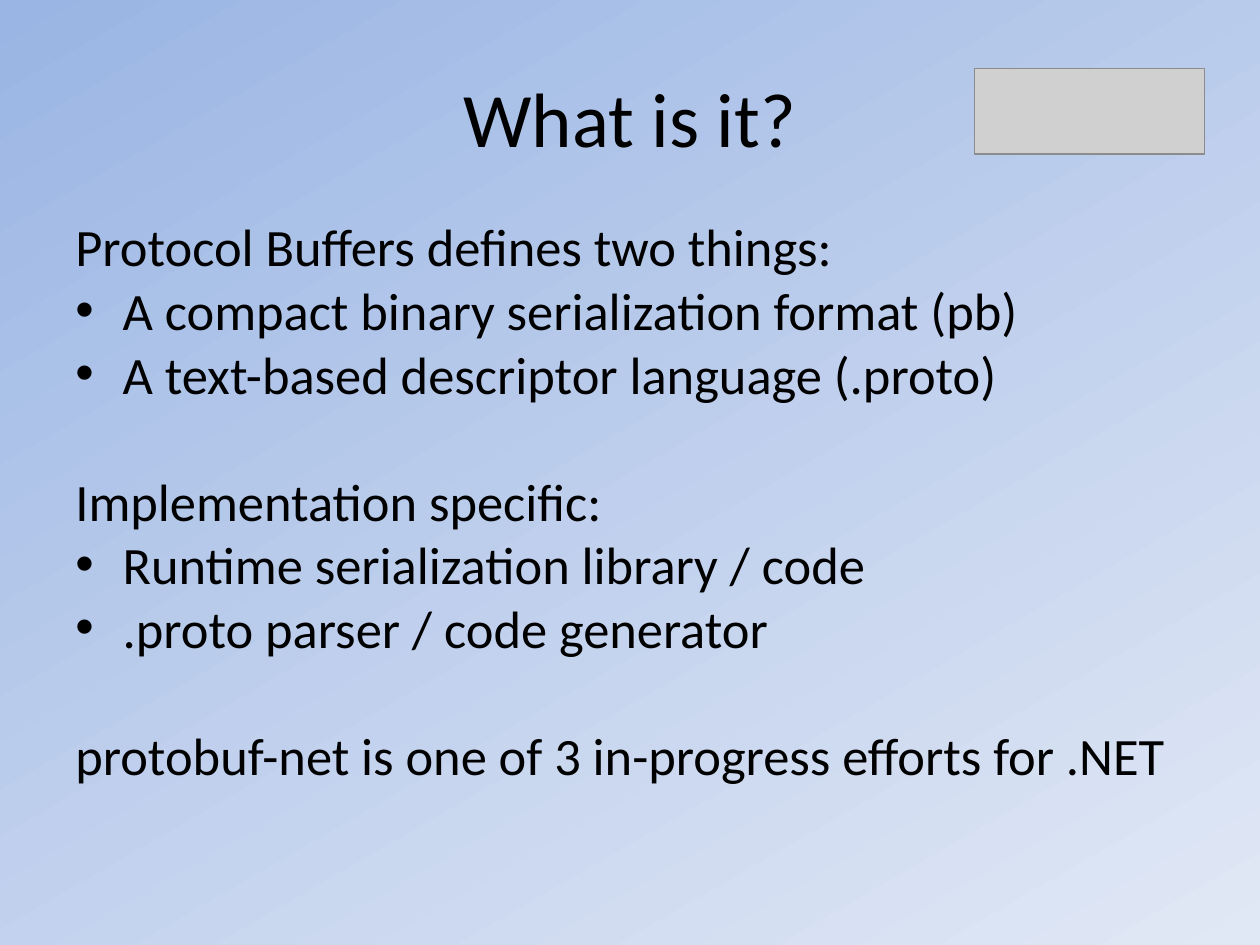
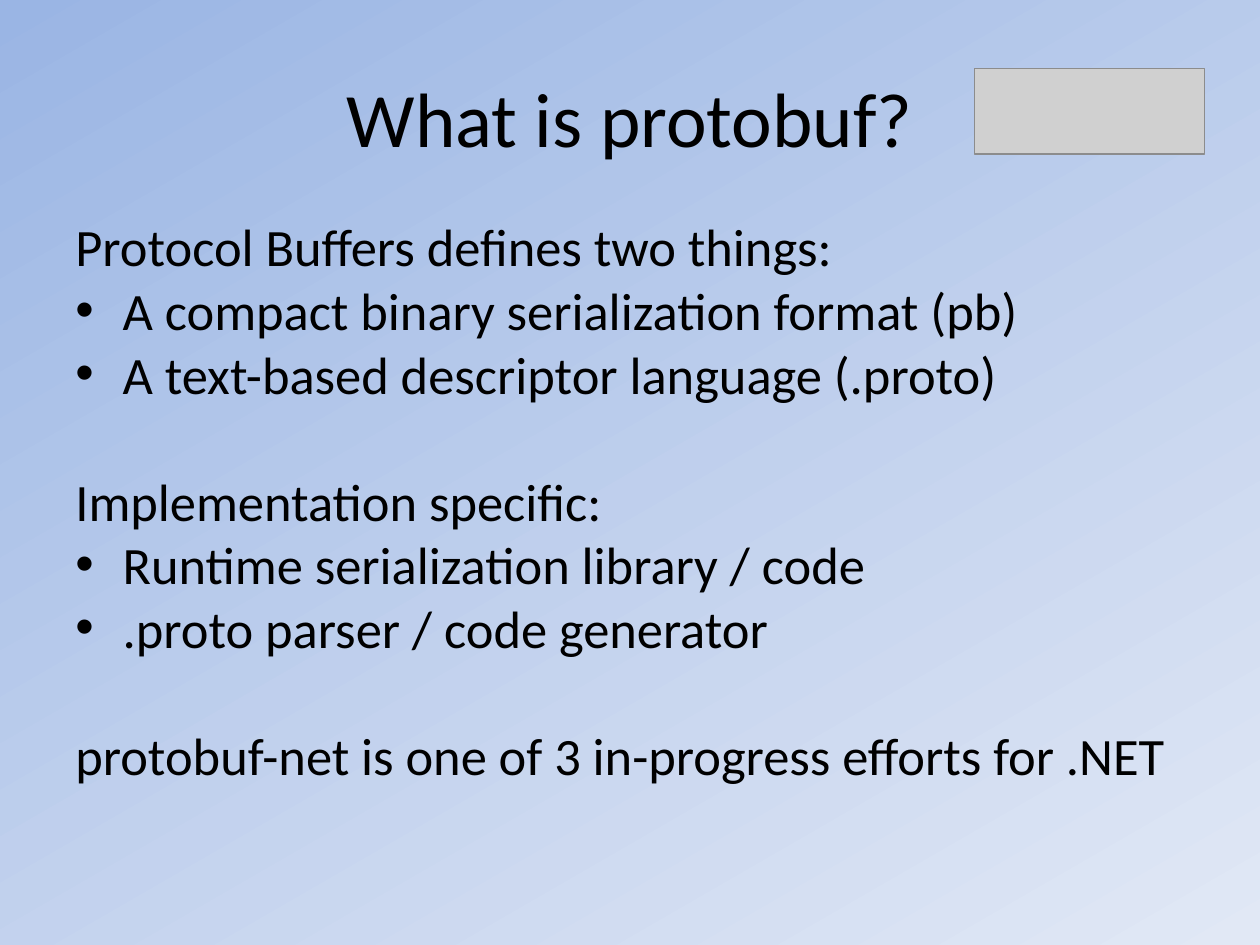
Before and after one commit to nilavghosh/ProtoBuf_Net, a slide deck: slide 3 of Tools/Protocol Buffers.ppt (slide 2 before the commit). Drawn at 1260x945 pixels with LibreOffice and Linux fonts; fonts in the diff are those of the drawing; grey boxes stand for pictures. Boxes give left, top, right and bottom in pixels: in the first picture for what was removed or moved away, otherwise in the second. Text is boxed around its words. In the diff, an @@ line names an element or a change of style, - is before the commit and + after.

```diff
--- a/Tools/Protocol Buffers.ppt
+++ b/Tools/Protocol Buffers.ppt
@@ title at [347,93,912,160]: text changed @@
-What is it?
+What is protobuf?
```
Also in this commit, not shown: 2 other slides changed, 3 slides added, 1 slide removed.
